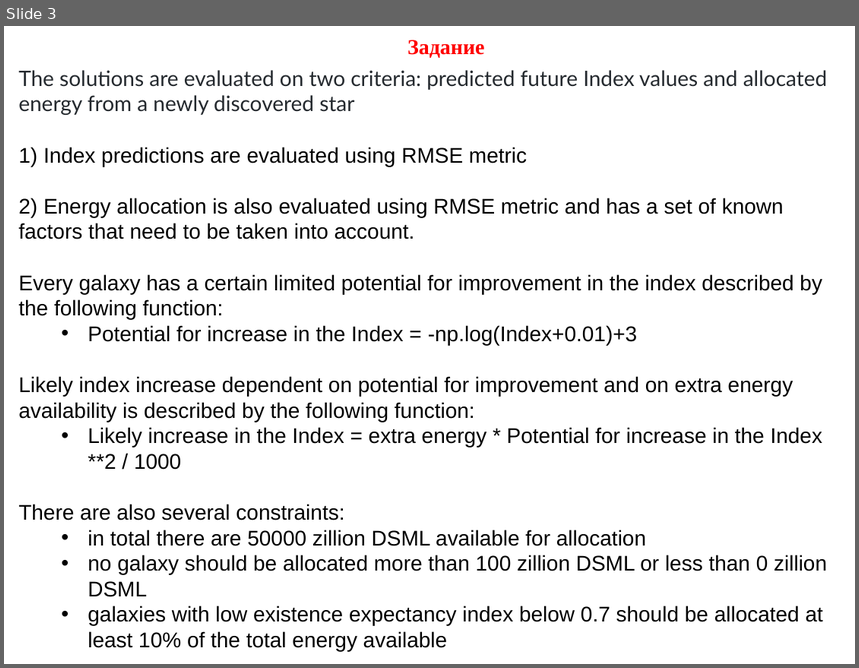
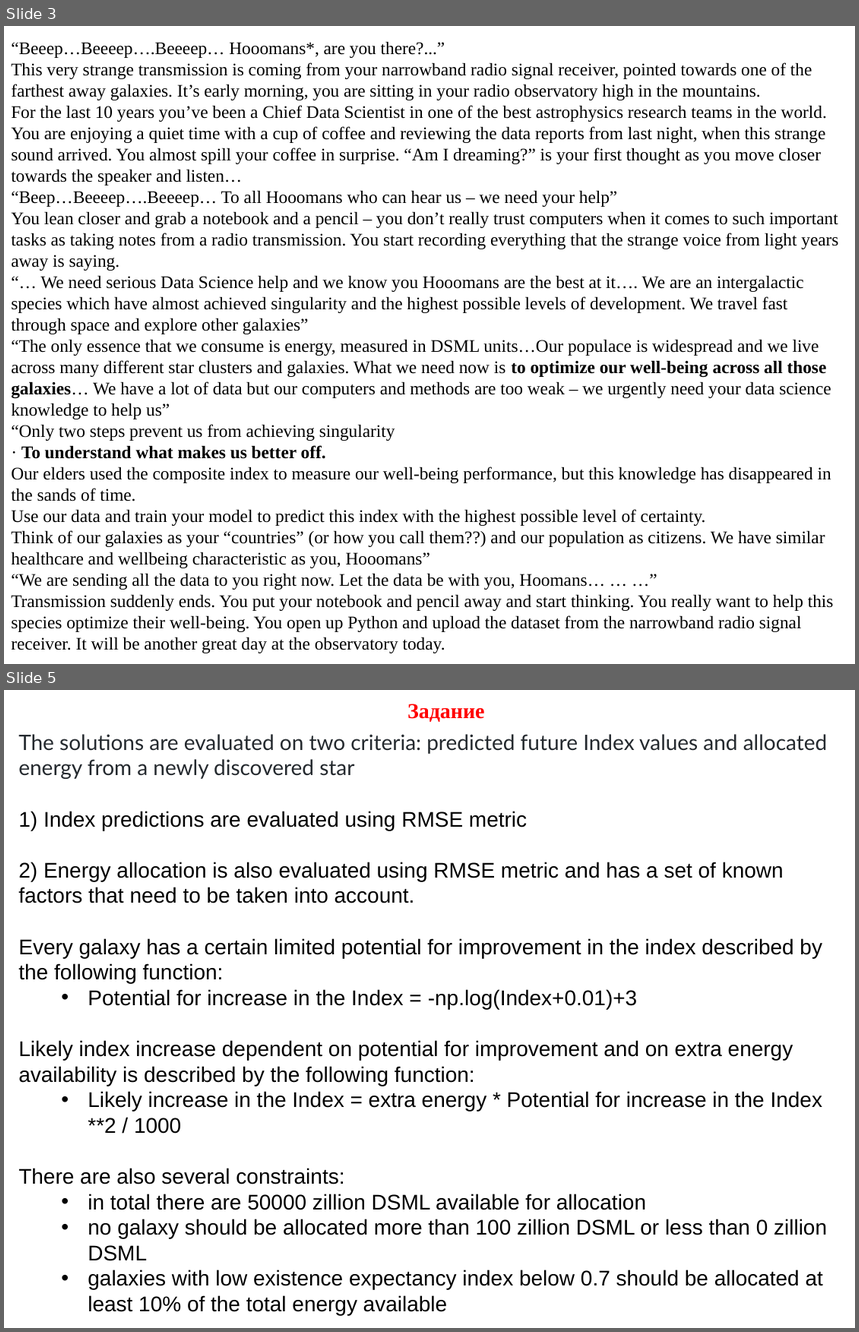
Before and after one commit to Denisiuskley/PROHACK, a slide deck: Presentation.ppt. Shown one above the other, each under a label of ours: slide 3 before the commit, slides 3 and 5 after it; the slides between them are not shown. The pictures are 859x668 and 859x1332 pixels, drawn with LibreOffice and Linux fonts; fonts in the diff are those of the drawing. Boxes give left, top, right and bottom in pixels: in the first picture for what was removed or moved away, otherwise in the second. Text is boxed around its words. In the diff, an @@ line names an element or a change of style, - is before the commit and + after.

Commit message:
presentation

```diff
--- a/Presentation.ppt
+++ b/Presentation.ppt
@@ slide 3 added at (x1=4, y1=26, x2=855, y2=664), background #FFFFFF @@
@@ text added at (x1=11, y1=41, x2=838, y2=654), 15 pt, text #000000 @@
+“Beeep…Beeeep….Beeeep… Hooomans*, are you there?...”
+This very strange transmission is coming from your narrowband radio signal receiver, pointed towards one of the farthest away galaxies. It’s early morning, you are sitting in your radio observatory high in the mountains.
+For the last 10 years you’ve been a Chief Data Scientist in one of the best astrophysics research teams in the world. You are enjoying a quiet time with a cup of coffee and reviewing the data reports from last night, when this strange sound arrived. You almost spill your coffee in surprise. “Am I dreaming?” is your first thought as you move closer towards the speaker and listen…
+“Beep…Beeeep….Beeeep… To all Hooomans who can hear us – we need your help”
+You lean closer and grab a notebook and a pencil – you don’t really trust computers when it comes to such important tasks as taking notes from a radio transmission. You start recording everything that the strange voice from light years away is saying.
+“… We need serious Data Science help and we know you Hooomans are the best at it…. We are an intergalactic species which have almost achieved singularity and the highest possible levels of development. We travel fast through space and explore other galaxies”
+“The only essence that we consume is energy, measured in DSML units…Our populace is widespread and we live across many different star clusters and galaxies. What we need now is to optimize our well-being across all those galaxies… We have a lot of data but our сomputers and methods are too weak – we urgently need your data science knowledge to help us”
+“Only two steps prevent us from achieving singularity
+· To understand what makes us better off.
+Our elders used the composite index to measure our well-being performance, but this knowledge has disappeared in the sands of time.
+Use our data and train your model to predict this index with the highest possible level of certainty.
+Think of our galaxies as your “countries” (or how you call them??) and our population as citizens. We have similar healthcare and wellbeing characteristic as you, Hooomans”
+“We are sending all the data to you right now. Let the data be with you, Hoomans… … …”
+Transmission suddenly ends. You put your notebook and pencil away and start thinking. You really want to help this species optimize their well-being. You open up Python and upload the dataset from the narrowband radio signal receiver. It will be another great day at the observatory today.
@@ what was slide 3 is now slide 5 @@
```
Also in this commit, not shown: 1 slide changed, 3 other slides added, 1 slide removed.
